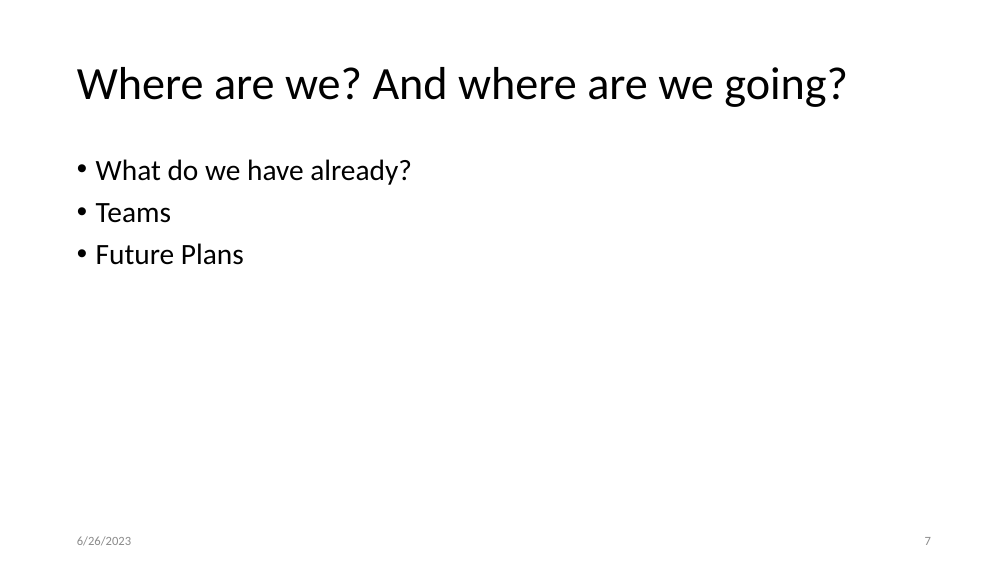
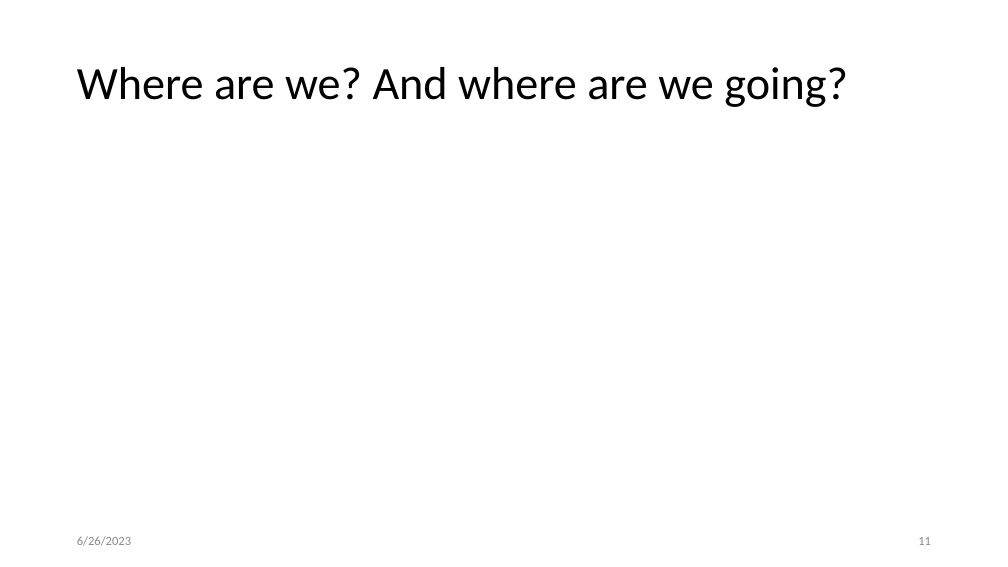
Before and after one commit to kwchurch/JSALT_Better_Together, a slide deck: slide 11 of slides/July5/July5.pptx (slide 7 before the commit). Drawn at 1008x567 pixels with LibreOffice and Linux fonts; fonts in the diff are those of the drawing; grey boxes stand for pictures. Boxes give left, top, right and bottom in pixels: in the first picture for what was removed or moved away, otherwise in the second. Text is boxed around its words. In the diff, an @@ line names an element or a change of style, - is before the commit and + after.

```diff
--- a/slides/July5/July5.pptx
+++ b/slides/July5/July5.pptx
@@ text removed at <box>96,159,412,265</box> @@
-• What do we have already?
-• Teams
-• Future Plans
@@ page number at <box>918,537,931,545</box>: text changed @@
-7
+11
```
Also in this commit, not shown: 3 other slides changed, 3 slides added, 2 other files.
